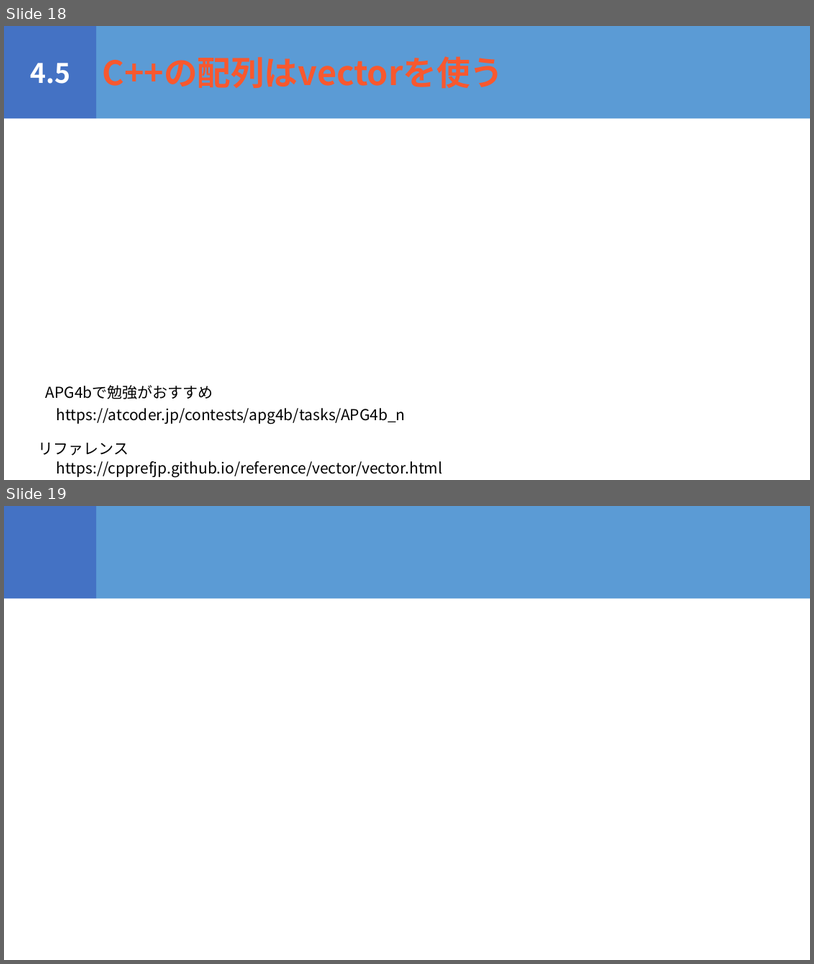
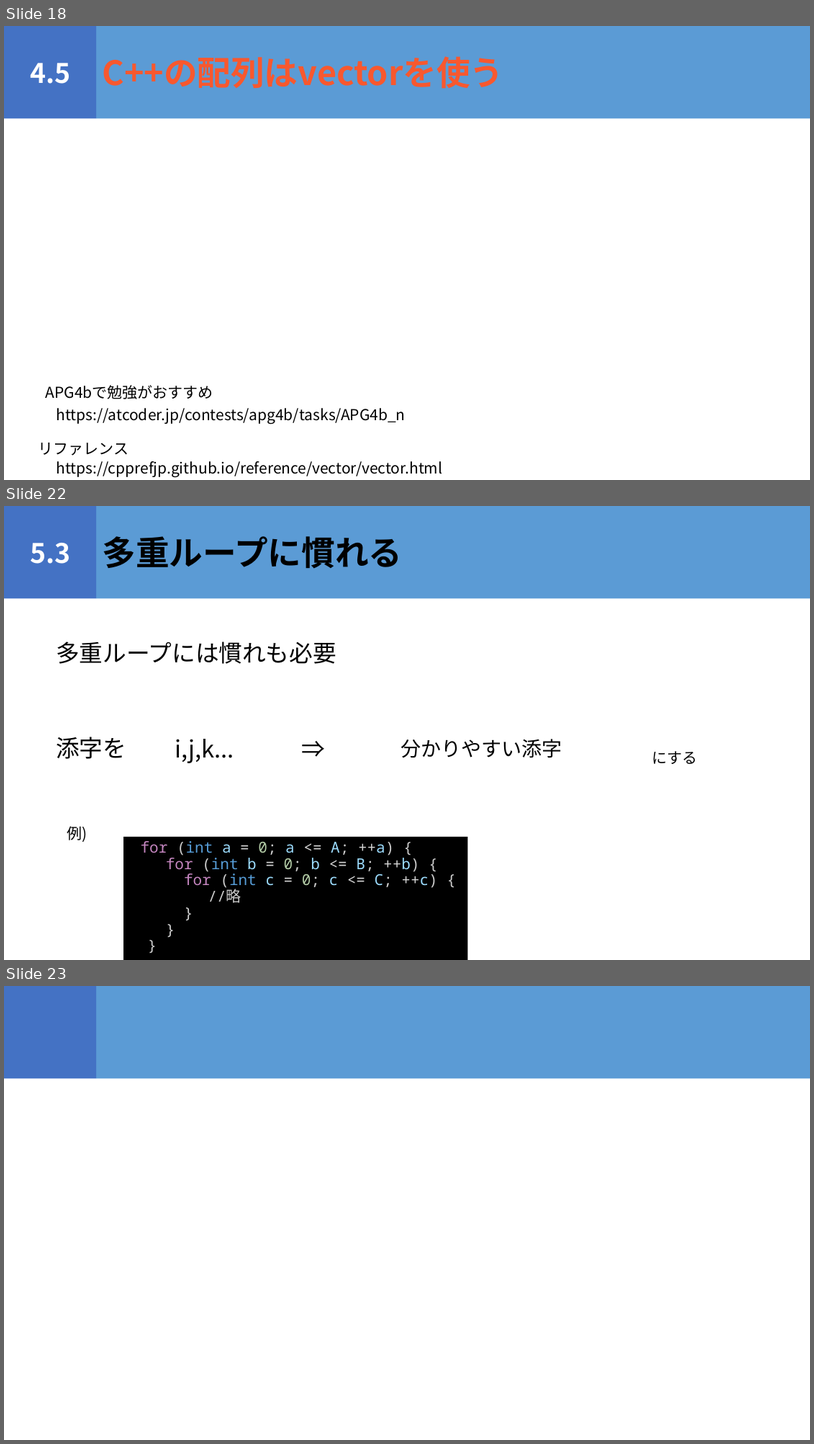
Before and after one commit to igeeeeee/triC_AtCoder_Beginners_Selection, a slide deck: ABS_勉強会.pptx. Shown one above the other, each under a label of ours: slides 18 and 19 before the commit, slides 18, 22 and 23 after it; the slides between them are not shown. The pictures are 814x964 and 814x1444 pixels, drawn with LibreOffice and Linux fonts; fonts in the diff are those of the drawing. Boxes give left, top, right and bottom in pixels: in the first picture for what was removed or moved away, otherwise in the second. Text is boxed around its words. In the diff, an @@ line names an element or a change of style, - is before the commit and + after.

```diff
--- a/ABS_勉強会.pptx
+++ b/ABS_勉強会.pptx
@@ slide 22 added at (x1=4, y1=506, x2=810, y2=960), background #FFFFFF @@
@@ rectangle added at (x1=4, y1=506, x2=97, y2=599), fill #4472C4, 32 pt, text #FFFFFF, bold @@
+5.3
@@ rectangle added at (x1=97, y1=506, x2=810, y2=599), fill #5B9BD5, 40 pt, text #000000, bold @@
+多重ループに慣れる
@@ text added at (x1=56, y1=641, x2=336, y2=664), 28 pt, text #000000 @@
+多重ループには慣れも必要
@@ text added at (x1=56, y1=736, x2=126, y2=759), 28 pt, text #000000 @@
+添字を
@@ text added at (x1=175, y1=739, x2=234, y2=763), 28 pt, text #000000 @@
+i,j,k...
@@ text added at (x1=296, y1=731, x2=332, y2=766), 28 pt, text #000000 @@
+⇒
@@ text added at (x1=401, y1=739, x2=562, y2=758), 24 pt, text #000000 @@
+分かりやすい添字
@@ text added at (x1=653, y1=751, x2=698, y2=764), 18 pt, text #000000 @@
+にする
@@ text added at (x1=67, y1=826, x2=88, y2=842), 18 pt, text #000000 @@
+例)
@@ rectangle added at (x1=124, y1=836, x2=468, y2=960), fill #000000, 18 pt, text #CCCCCC @@
+for (int a = 0; a <= A; ++a) {
+for (int b = 0; b <= B; ++b) {
+for (int c = 0; c <= C; ++c) {
+//略
+}
+}
+}
@@ what was slide 19 is now slide 23 @@
```
Also in this commit, not shown: 3 other slides added, 1 other file.
